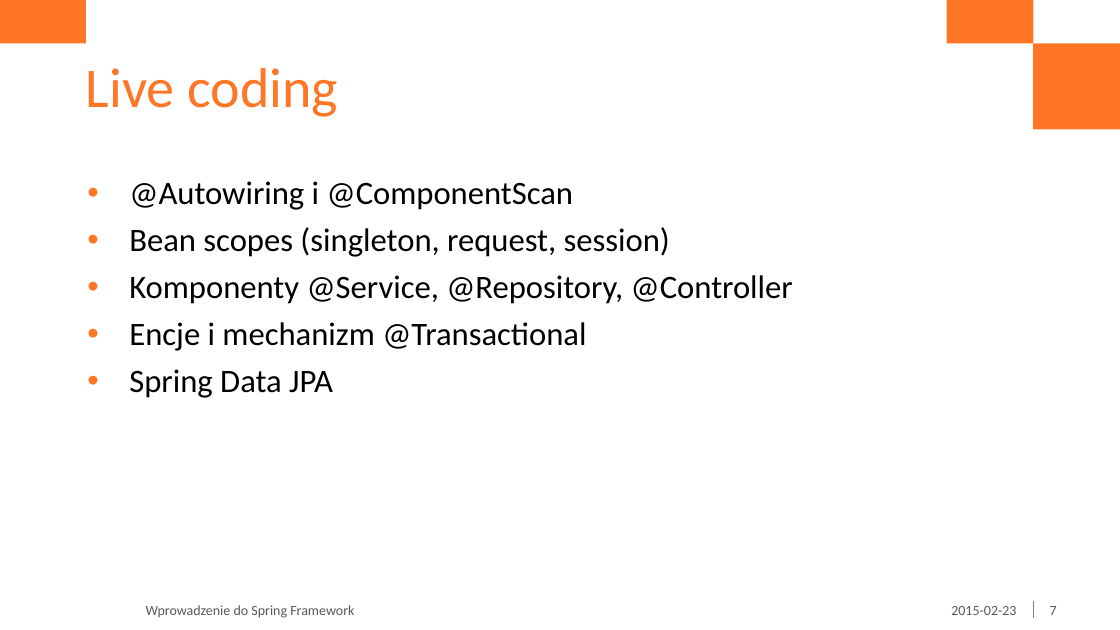
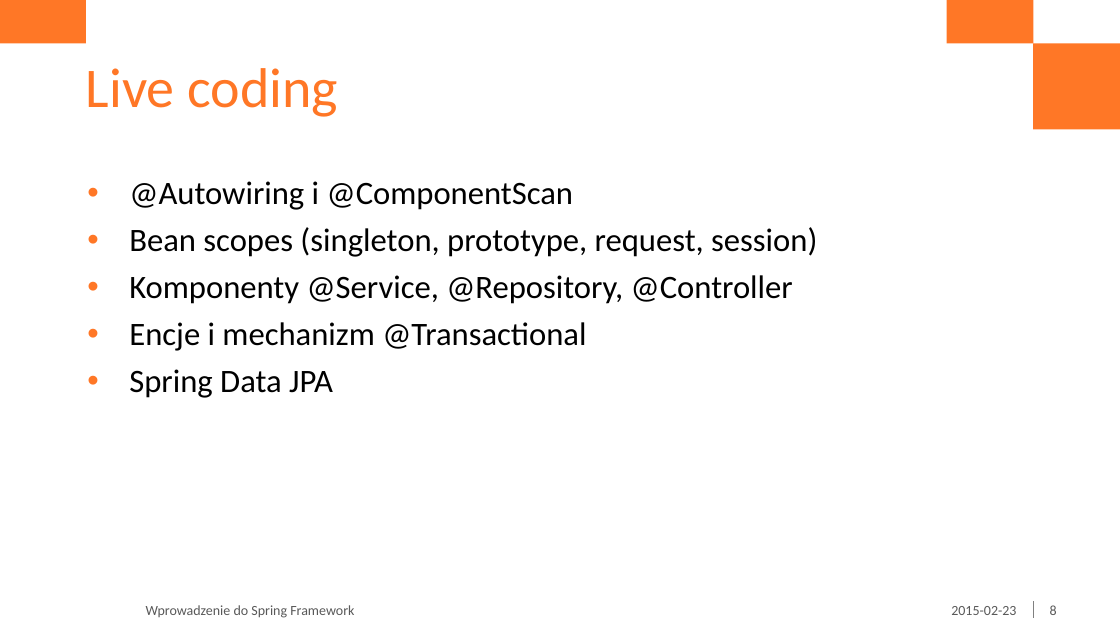
Before and after one commit to pkleczek/spring-politechnika, a slide deck: slide 8 of spring-framework.pptx (slide 7 before the commit). Drawn at 1120x630 pixels with LibreOffice and Linux fonts; fonts in the diff are those of the drawing; background and template pictures are left out. Boxes give left, top, right and bottom in pixels: in the first picture for what was removed or moved away, otherwise in the second. Text is boxed around its words. In the diff, an @@ line names an element or a change of style, - is before the commit and + after.

```diff
--- a/spring-framework.pptx
+++ b/spring-framework.pptx
@@ text at [129, 227, 817, 257]: text changed @@
-• Bean scopes (singleton, request, session)
+• Bean scopes (singleton, prototype, request, session)
@@ page number at [1050, 605, 1057, 615]: text changed @@
-7
+8
```
Also in this commit, not shown: 1 other slide changed, 1 slide added, 1 other file.
